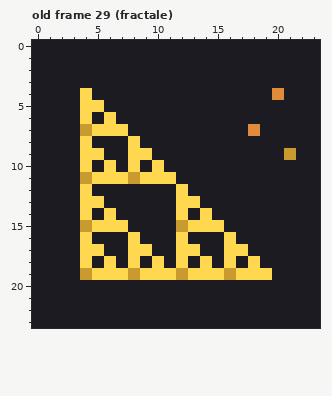
Edited in one commit: pixel-art file (art/cards.aseprite). The picture above was drawn from the file before the commit.
24x24 pixels, 30 frames. Shown: old frame 29 (fractale). The commit also changed other frames, which this record leaves out.
Now the later version:
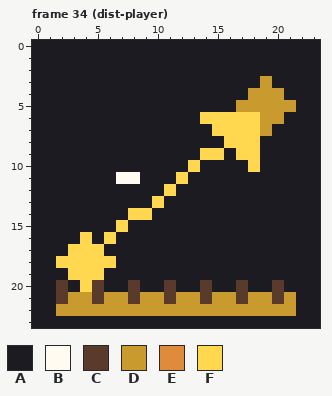
Palette (. is transparent): A #1c1b22  B #fffbf0  C #5a3a2a  D #c99a2e  E #e08a3c  F #ffd84f
A new or re-ordered frame is compared with the old frame closest to it.
From old to new:
frames 30 -> 35
Changed rows in their new state; - is an unchanged pixel.
Frame 34 (dist-player) is new; against old frame 29 (fractale):
first column x 2:
 3 -----------------D--
 4 --A-------------DDD-
 5 --AA-----------DDDDD
 6 --A-A-------FFFFFDD-
 7 --AAAA-------FFFFD--
 8 --A---A-------FFF---
 9 --AA--AA----FF-FF--A
10 --A-A-A-A--F----F---
11 --AAABBAAAF---------
12 --A------FA---------
13 --AA----F-AA--------
14 --A-A-FF--A-A-------
15 --AAA-----AAAA------
16 ----F-A---A---A-----
17 -F----AA--AA--AA----
18 FF-F--A-A-A-A-A-A---
19 -FF-AAAAAAAAAAAAAA--
20 C-FC--C--C--C--C--C-
21 CDDCDDCDDCDDCDDCDDCD
22 DDDDDDDDDDDDDDDDDDDD
Where, in picture pixels (left, top, right, bottom), the same in both pictures:
changed: (56, 76, 296, 316)
